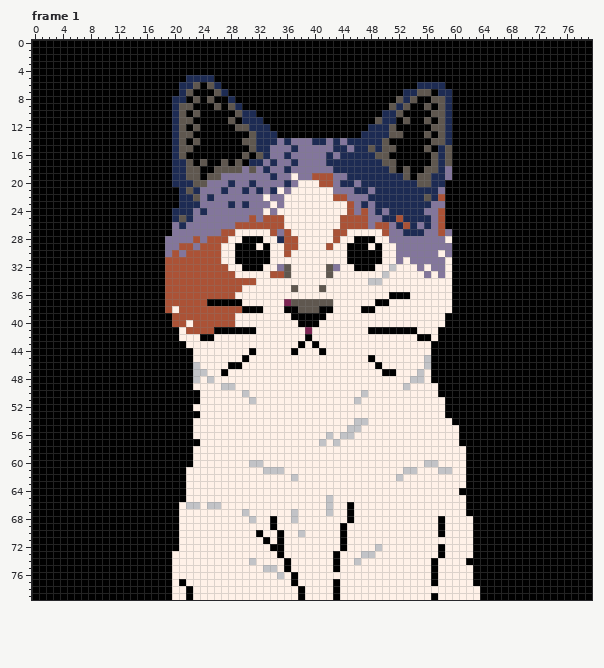
Two states of a pixel-art file, artwork/artwork_0007.aseprite. This is how it looked before the edit.
80x80 pixels, 2 frames. Shown: frame 1. The commit also changed other frames, which this record leaves out.
New version:
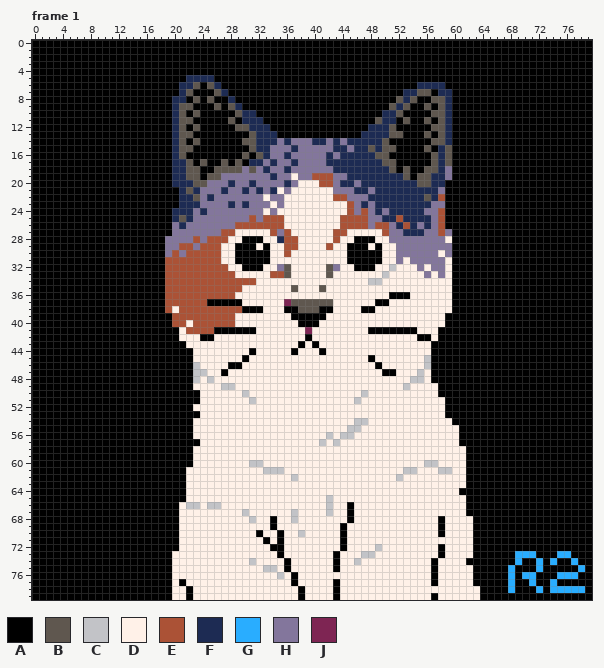
Palette (. is transparent): A #000000  B #5f574f  C #c2c3c7  D #fff1e8  E #ab5236  F #1d2b53  G #29adff  H #83769c  J #7e2553
Diff:
{"change": "layer \"stamp\" added"}
{"where": "frame 1, layer \"stamp\""}
{"frame":1,"y":73,"x":69,"old":"AAA","new":"GGG"}
{"frame":1,"y":73,"x":75,"old":"AA","new":"GG"}
{"frame":1,"y":74,"x":69,"old":"A","new":"G"}
{"frame":1,"y":74,"x":72,"old":"A","new":"G"}
{"frame":1,"y":74,"x":74,"old":"A","new":"G"}
{"frame":1,"y":74,"x":77,"old":"A","new":"G"}
{"frame":1,"y":75,"x":68,"old":"A","new":"G"}
{"frame":1,"y":75,"x":72,"old":"A","new":"G"}
{"frame":1,"y":75,"x":78,"old":"A","new":"G"}
{"frame":1,"y":76,"x":68,"old":"A","new":"G"}
{"frame":1,"y":76,"x":70,"old":"AA","new":"GG"}
{"frame":1,"y":76,"x":75,"old":"AAA","new":"GGG"}
{"frame":1,"y":77,"x":68,"old":"A","new":"G"}
{"frame":1,"y":77,"x":71,"old":"A","new":"G"}
{"frame":1,"y":77,"x":74,"old":"A","new":"G"}
{"frame":1,"y":78,"x":68,"old":"A","new":"G"}
{"frame":1,"y":78,"x":72,"old":"A","new":"G"}
{"frame":1,"y":78,"x":74,"old":"AAAAA","new":"GGGGG"}
{"label":"changed","picture_box":[508,551,585,593]}
